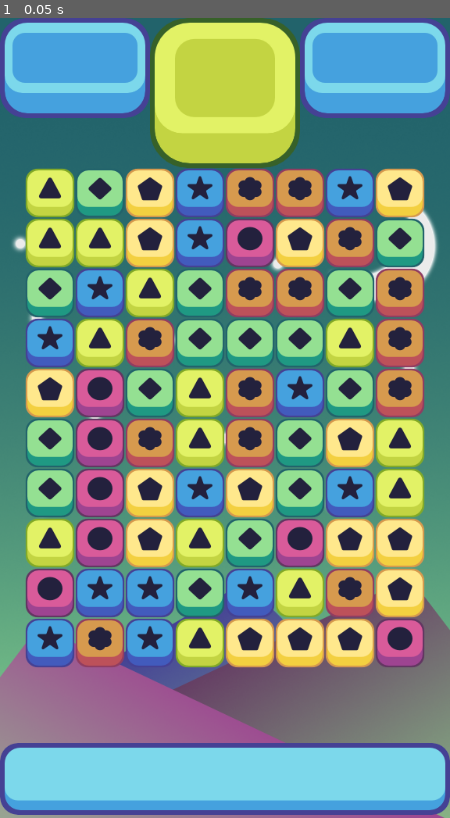
Above: before the commit, frame 1.
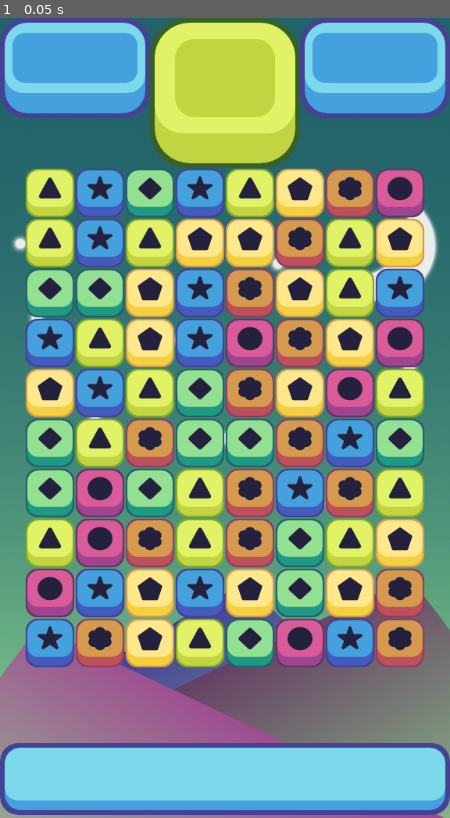
Above: after the commit, the same moment.

Repository: Taving40/Match3
Game: Godot game, scene res://scenes/game_window.tscn
The game is run twice, just before and just after one commit, with the same random seed, the same clock (stepped at 60 frames per second) and the same inputs. This scene is started directly instead of the project's main scene.
Inputs:
- Up to frame 1 (0.05 s): no input

The runs differ from the first frame. In frame 1, 32% of the frame differs, in the area x 16-95%, y 18-82%.

Commit message:
Prevent matches when spawning pieces

Diff:
--- a/scripts/grid.gd
+++ b/scripts/grid.gd
@@ -28,7 +28,7 @@
 func _process(delta):
 	pass
 
-func make2Darray(width, height):
+func make2Darray(width: int, height: int):
 	var array = [];
 	for i in width:
 		array.append([])
@@ -36,17 +36,38 @@
 			array[i].append(null)
 	return array
 
-func gridToPixel(column, row):
+func gridToPixel(column: int, row: int):
 	var x = xStart + offset * column
 	var y = yStart + (-offset) * row
 	return Vector2(x, y)
 
-func spawnPieces(width, height):
+func spawnPieces(width: int, height: int):
 	for i in width:
 		for j in height:
 			# choose a random int
 			var randInt: int = randi_range(0, possiblePieces.size()-1)
 			# instantiate a new piece
 			var piece = possiblePieces[randInt].instantiate()
+			# add it to the grid
+			allPieces[i][j] = piece
+			# while it'd make a match, pick another
+			while getChainLength(i, j, piece.color) >= 3:
+				randInt = randi_range(0, possiblePieces.size()-1)
+				piece = possiblePieces[randInt].instantiate()
 			add_child(piece)
 			piece.position = gridToPixel(i, j)
+
+# Determines the length of a chain of pieces of the same color
+# While the color matches, looks recursively to the left and up
+# Summing up all matches found at the end
+func getChainLength(
+	column: int,
+	row: int,
+	color: String,
+):
+	var current = 1
+	if column > 0 && allPieces[column-1][row].color == color:
+		current += getChainLength(column-1, row, color)
+	if row > 0 && allPieces[column][row-1].color == color:
+		current += getChainLength(column, row-1, color)
+	return current
